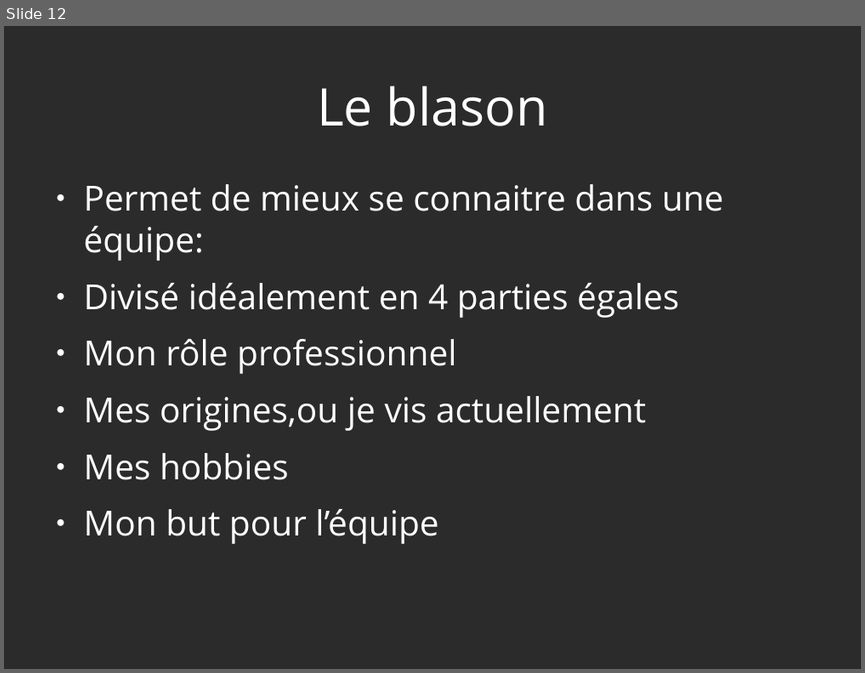
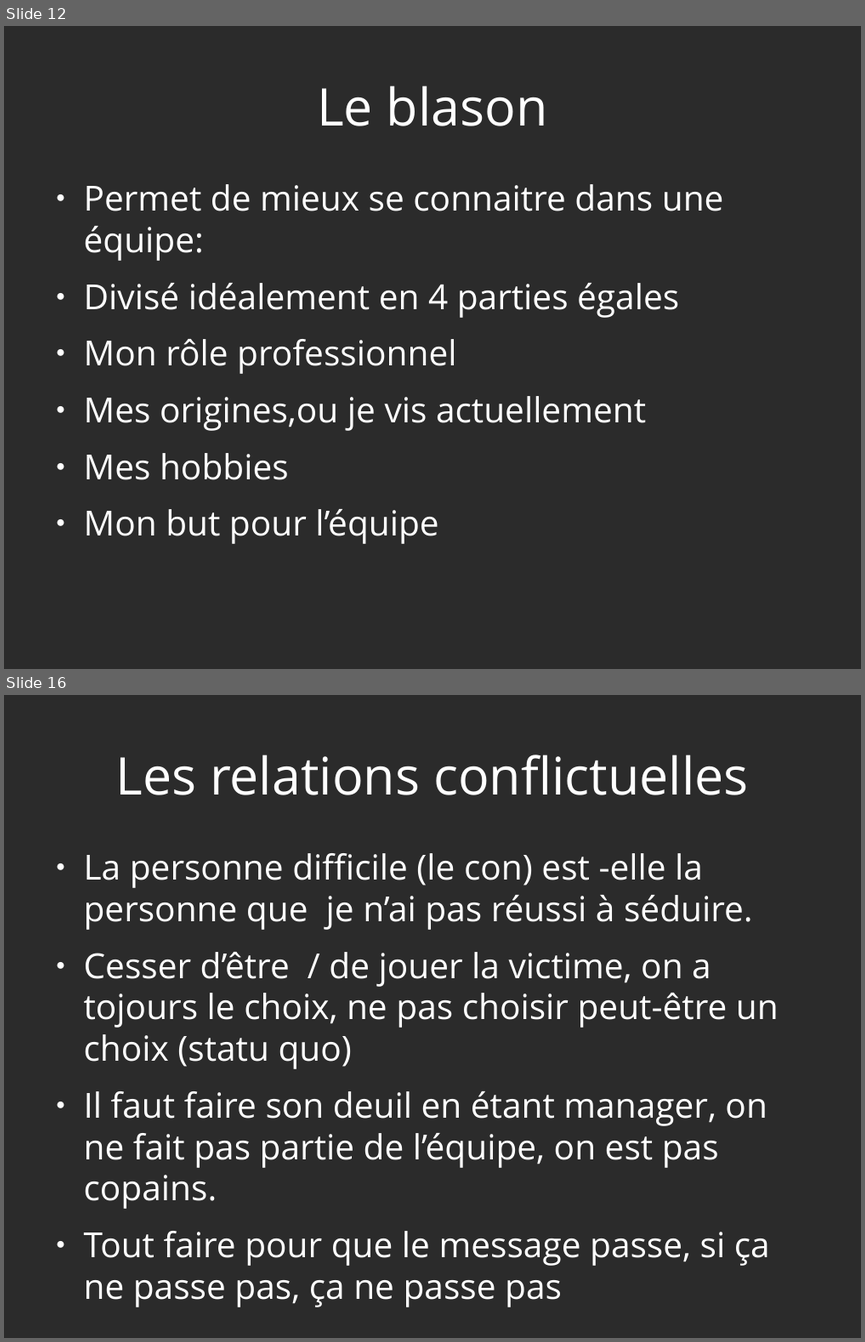
Before and after one commit to heylve/current, a slide deck: admin_perso/germe_formation.odp. Shown one above the other, each under a label of ours: slide 12 before the commit, slides 12 and 16 after it; the slides between them are not shown. The pictures are 865x673 and 865x1342 pixels, drawn with LibreOffice and Linux fonts; fonts in the diff are those of the drawing; background and template pictures are left out; a plain dark background stands for a picture behind light text. Boxes give left, top, right and bottom in pixels: in the first picture for what was removed or moved away, otherwise in the second. Text is boxed around its words. In the diff, an @@ line names an element or a change of style, - is before the commit and + after.

```diff
--- a/admin_perso/germe_formation.odp
+++ b/admin_perso/germe_formation.odp
@@ slide 16 added at [4, 695, 861, 1338], background picture (left out) @@
@@ title added at [115, 755, 749, 795], 48 pt, text #FFFFFF @@
+Les relations conflictuelles
@@ text added at [84, 853, 778, 1307], 32 pt, text #FFFFFF @@
+● La personne difficile (le con) est -elle la personne que je n’ai pas réussi à séduire.
+● Cesser d’être / de jouer la victime, on a tojours le choix, ne pas choisir peut-être un choix (statu quo)
+● Il faut faire son deuil en étant manager, on ne fait pas partie de l’équipe, on est pas copains.
+● Tout faire pour que le message passe, si ça ne passe pas, ça ne passe pas
```
Also in this commit, not shown: 1 slide changed, 4 other slides added, 1 slide removed.
